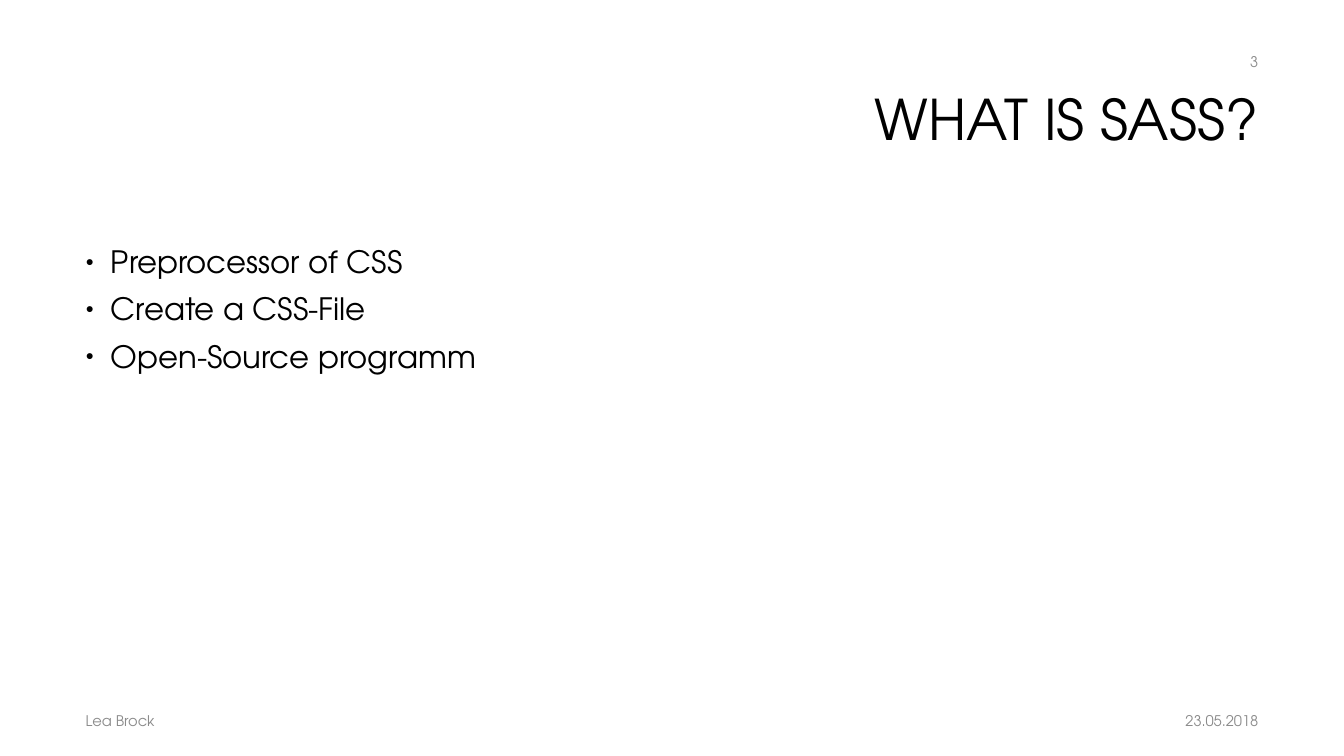
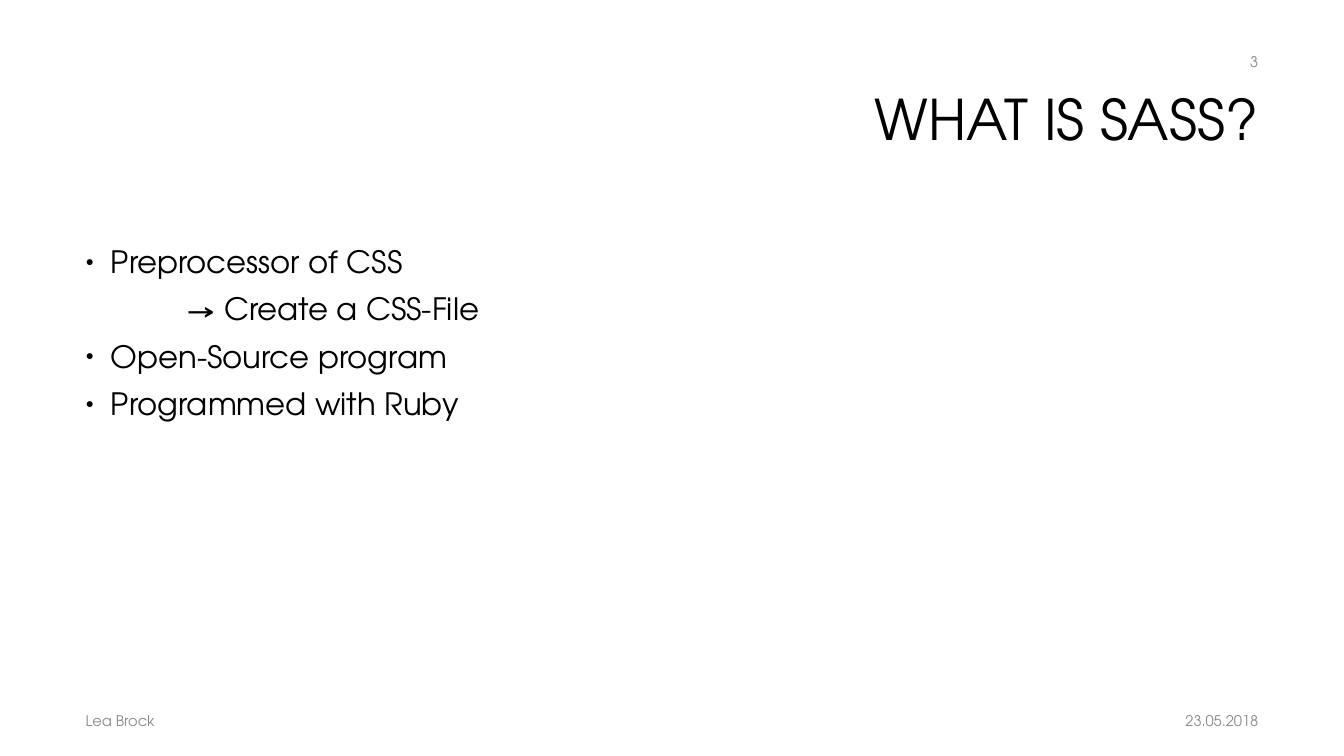
Before and after one commit to Lea97/E-Portfolio_Sass, a slide deck: slide 3 of Sliders/E-Portfolio_Sass.pptx. Drawn at 1344x756 pixels with LibreOffice and Linux fonts; fonts in the diff are those of the drawing; background and template pictures are left out. Boxes give left, top, right and bottom in pixels: in the first picture for what was removed or moved away, otherwise in the second. Text is boxed around its words. In the diff, an @@ line names an element or a change of style, - is before the commit and + after.

```diff
--- a/Sliders/E-Portfolio_Sass.pptx
+++ b/Sliders/E-Portfolio_Sass.pptx
@@ text at bbox=[111, 297, 479, 422]: text changed @@
-● Create a CSS-File
-● Open-Source programm
+→ Create a CSS-File
+● Open-Source program
+● Programmed with Ruby
```
Also in this commit, not shown: 2 other slides changed, 1 slide added, 1 other file.
